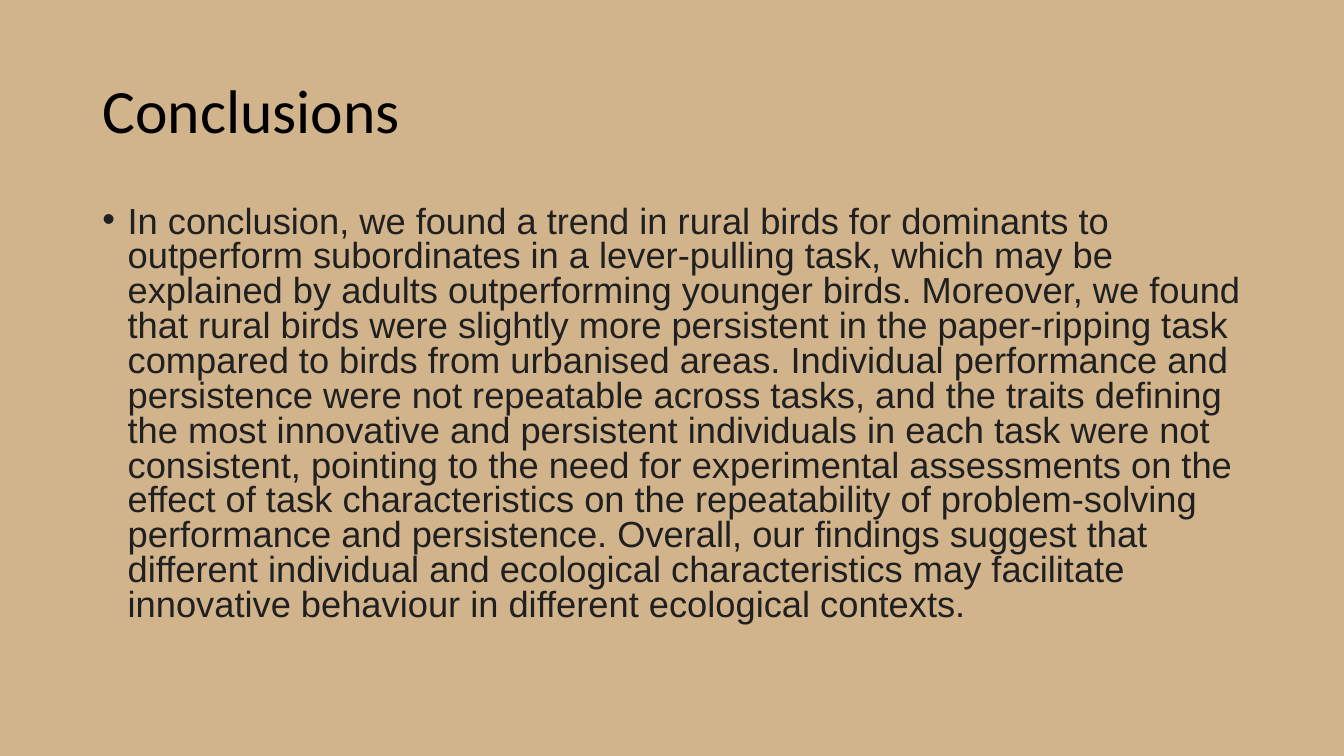
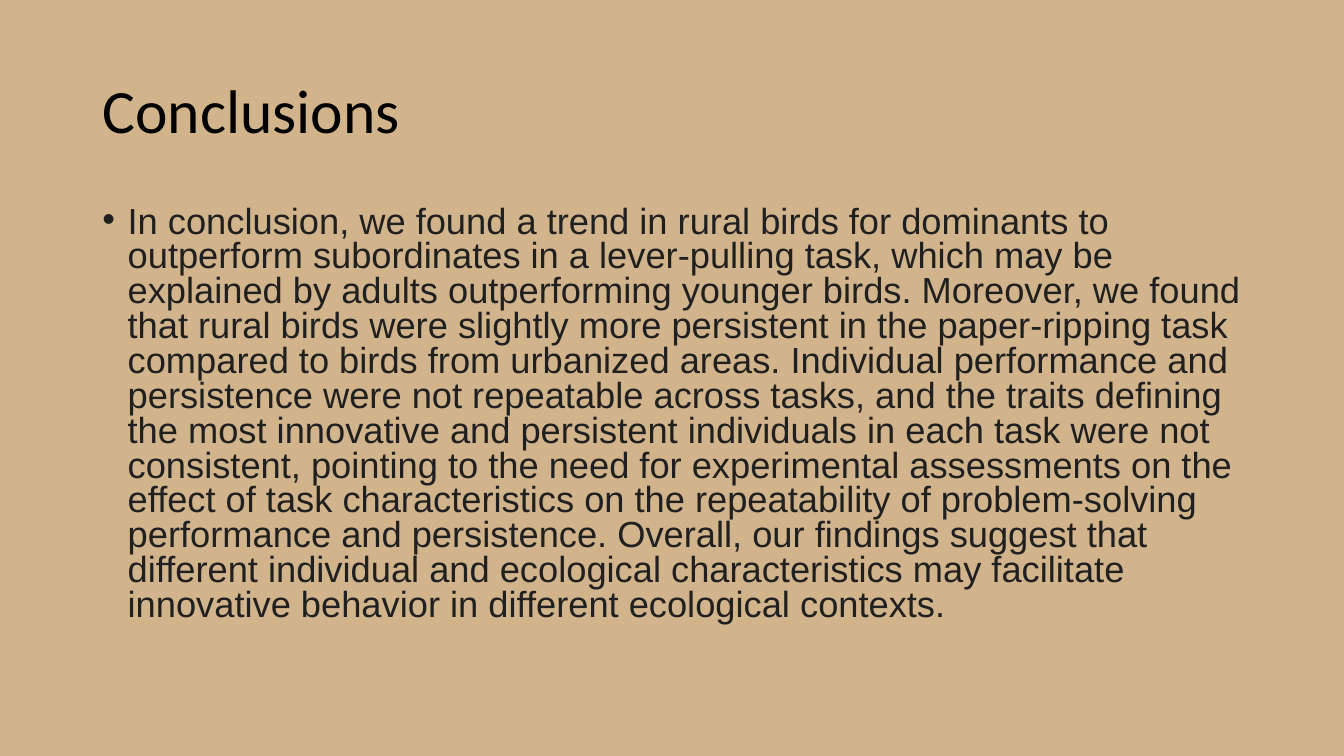
Before and after one commit to chanks06/chickadees, a slide deck: slide 10 of Presentation2.pptx (slide 8 before the commit). Drawn at 1344x756 pixels with LibreOffice and Linux fonts; fonts in the diff are those of the drawing. Boxes give left, top, right and bottom in pixels: in the first picture for what was removed or moved away, otherwise in the second. Text is boxed around its words. In the diff, an @@ line names an element or a change of style, - is before the commit and + after.

Commit message:
update to presentation

```diff
--- a/Presentation2.pptx
+++ b/Presentation2.pptx
@@ text at (128, 207, 1240, 624): text changed @@
-• In conclusion, we found a trend in rural birds for dominants to outperform subordinates in a lever-pulling task, which may be explained by adults outperforming younger birds. Moreover, we found that rural birds were slightly more persistent in the paper-ripping task compared to birds from urbanised areas. Individual performance and persistence were not repeatable across tasks, and the traits defining the most innovative and persistent individuals in each task were not consistent, pointing to the need for experimental assessments on the effect of task characteristics on the repeatability of problem-solving performance and persistence. Overall, our findings suggest that different individual and ecological characteristics may facilitate innovative behaviour in different ecological contexts.
+• In conclusion, we found a trend in rural birds for dominants to outperform subordinates in a lever-pulling task, which may be explained by adults outperforming younger birds. Moreover, we found that rural birds were slightly more persistent in the paper-ripping task compared to birds from urbanized areas. Individual performance and persistence were not repeatable across tasks, and the traits defining the most innovative and persistent individuals in each task were not consistent, pointing to the need for experimental assessments on the effect of task characteristics on the repeatability of problem-solving performance and persistence. Overall, our findings suggest that different individual and ecological characteristics may facilitate innovative behavior in different ecological contexts.
```
Also in this commit, not shown: 2 other slides changed, 2 slides added.
